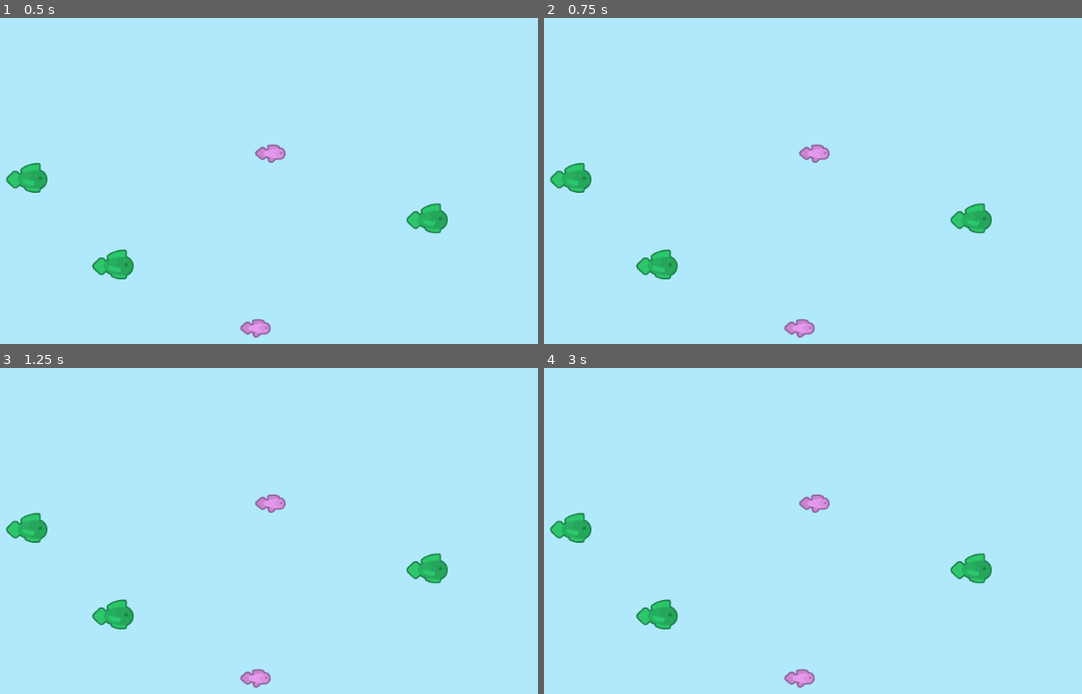
Above: before the commit, frames 1-4 (two rows, left to right).
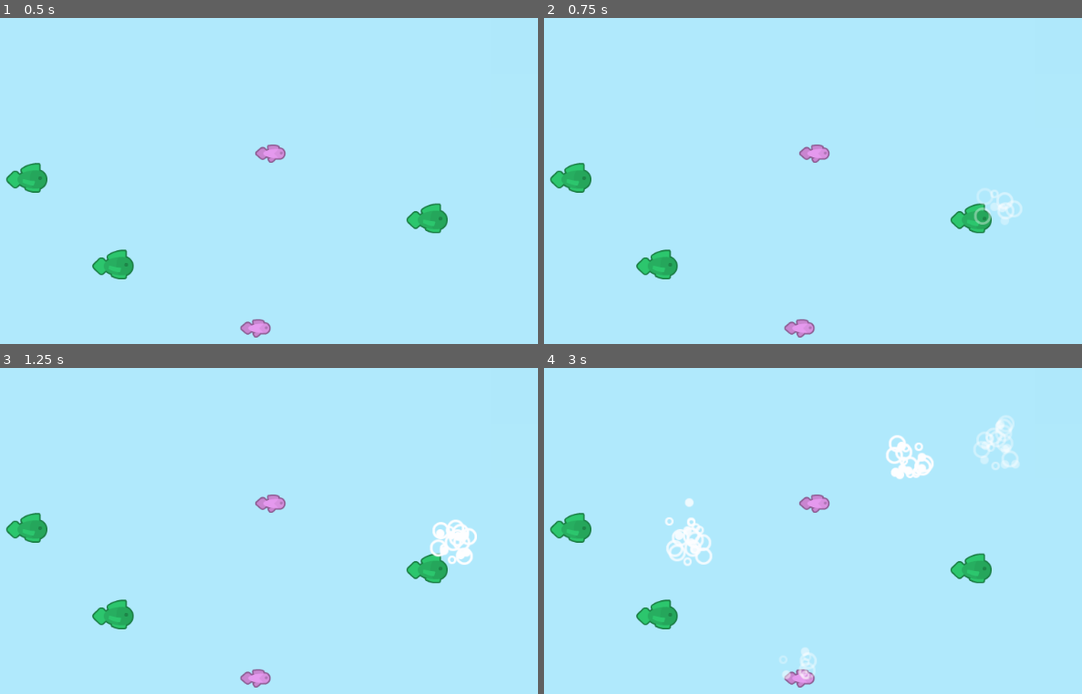
Above: after the commit, the same moments.

Repository: madeso/kenneyjam2019
Game: Godot game, scene res://World.tscn
Two runs of this game, one before a commit and one after it. Both use one fixed random seed, a clock stepped at 60 frames per second and the inputs below.
Inputs (mouse positions are in pixels of both pictures, inside the frame that each line leads up to):
- Up to frame 1 (0.5 s): no input
- Up to frame 2 (0.75 s): tap Enter at 0.5 s; move the mouse to (995, 210) at 0.52 s; click (995, 210) at 0.67 s
- Up to frame 3 (1.25 s): no input
- Up to frame 4 (3 s): move the mouse to (689, 602) at 1.27 s; click (689, 602) at 1.42 s; move the mouse to (909, 488) at 2.02 s; click (909, 488) at 2.17 s; move the mouse to (796, 667) at 2.77 s; click (796, 667) at 2.92 s

Frame 1 is identical in both runs. In frame 2, 0.3% of the frame differs, in the area x 79-89%, y 52-64%; in frame 3, 0.7%; in frame 4, 2.1%, in the area x 22-89%, y 14-96%.

Commit message:
bubbles when shooting

Diff:
--- /dev/null
+++ b/bubbles.tscn
@@ -0,0 +1,36 @@
+[gd_scene load_steps=5 format=2]
+
+[ext_resource path="res://assets/sprites/bubbles.png" type="Texture" id=1]
+[ext_resource path="res://scripts/bubbles.gd" type="Script" id=2]
+
+[sub_resource type="CanvasItemMaterial" id=1]
+particles_animation = true
+particles_anim_h_frames = 3
+particles_anim_v_frames = 1
+particles_anim_loop = false
+
+[sub_resource type="Gradient" id=2]
+offsets = PoolRealArray( 0, 0.0645161, 0.397849, 1 )
+colors = PoolColorArray( 1, 1, 1, 0.333333, 1, 1, 1, 1, 1, 1, 1, 1, 1, 1, 1, 0 )
+
+[node name="bubbles" type="CPUParticles2D"]
+material = SubResource( 1 )
+position = Vector2( -0.902527, 0 )
+rotation = -1.5708
+emitting = false
+amount = 20
+lifetime = 3.0
+one_shot = true
+explosiveness = 0.95
+texture = ExtResource( 1 )
+emission_shape = 1
+emission_sphere_radius = 25.0
+spread = 5.0
+gravity = Vector2( 0, 0 )
+initial_velocity = 60.0
+initial_velocity_random = 0.5
+linear_accel = 25.0
+color_ramp = SubResource( 2 )
+anim_offset = 1.0
+anim_offset_random = 1.0
+script = ExtResource( 2 )
--- /dev/null
+++ b/scripts/bubbles.gd
@@ -0,0 +1,15 @@
+extends CPUParticles2D
+
+# Declare member variables here. Examples:
+# var a = 2
+# var b = "text"
+
+# Called when the node enters the scene tree for the first time.
+func _ready():
+	self.emitting = true
+	self.one_shot = true
+
+# Called every frame. 'delta' is the elapsed time since the previous frame.
+func _process(delta):
+	if self.emitting == false:
+		self.queue_free()
--- a/scripts/crosshair.gd
+++ b/scripts/crosshair.gd
@@ -6,6 +6,9 @@
 
 var crosshair = load("res://assets/sprites/crosshair.png")
 var loading = load("res://assets/sprites/crosshair-loading.png")
+var bubbles = preload("res://bubbles.tscn")
+
+var md = false
 
 # Called when the node enters the scene tree for the first time.
 func _ready():
@@ -16,5 +19,11 @@
 
 # Called every frame. 'delta' is the elapsed time since the previous frame.
 func _process(delta):
-	if Input.is_mouse_button_pressed(BUTTON_LEFT):
-		pass
+	var hold = Input.is_mouse_button_pressed(BUTTON_LEFT)
+	if hold and not md:
+		var b = bubbles.instance()
+		b.position = get_viewport().get_mouse_position()
+		get_tree().get_root().add_child(b)
+		md = true
+	if not hold:
+		md = false
Binary file added: assets/sprites/bubbles.png
Not shown, added: assets/sprites/bubbles.png.import
